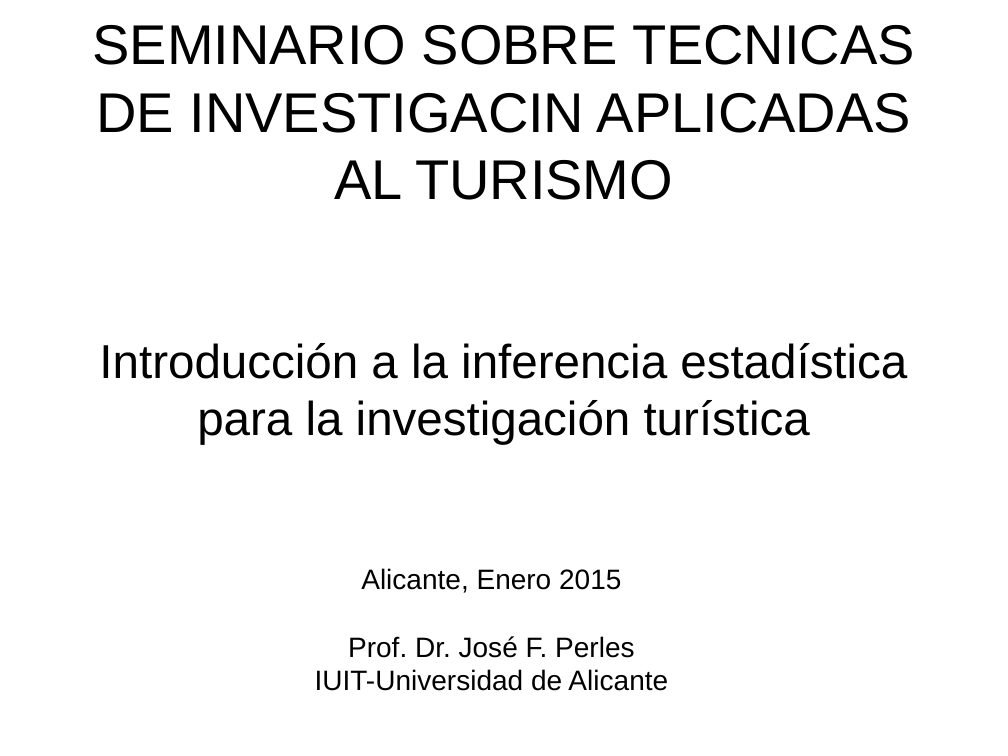
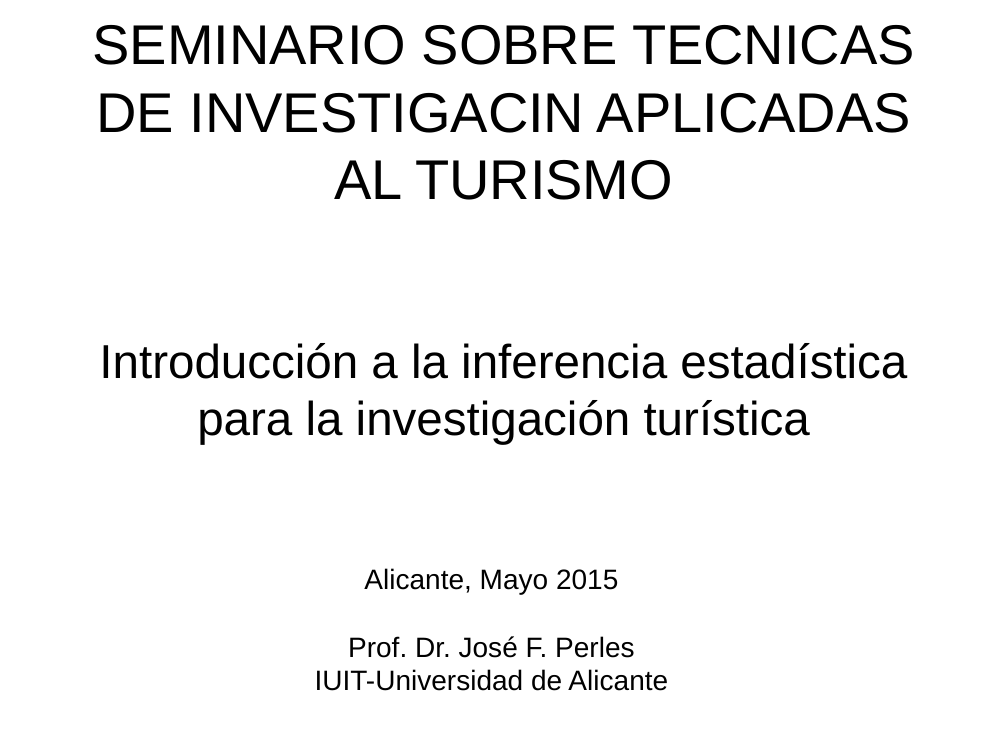
Before and after one commit to Joseperles/seminarioestadistica, a slide deck: slide 1 of Seminario doctorado turismo- spss 2015.ppt. Drawn at 1008x756 pixels with LibreOffice and Linux fonts; fonts in the diff are those of the drawing. Boxes give left, top, right and bottom in pixels: in the first picture for what was removed or moved away, otherwise in the second. Text is boxed around its words. In the diff, an @@ line names an element or a change of style, - is before the commit and + after.

Commit message:
Actualizacion mayo

```diff
--- a/Seminario doctorado turismo- spss 2015.ppt
+++ b/Seminario doctorado turismo- spss 2015.ppt
@@ subtitle at (364, 568, 618, 594): text changed @@
-Alicante, Enero 2015
+Alicante, Mayo 2015
```
